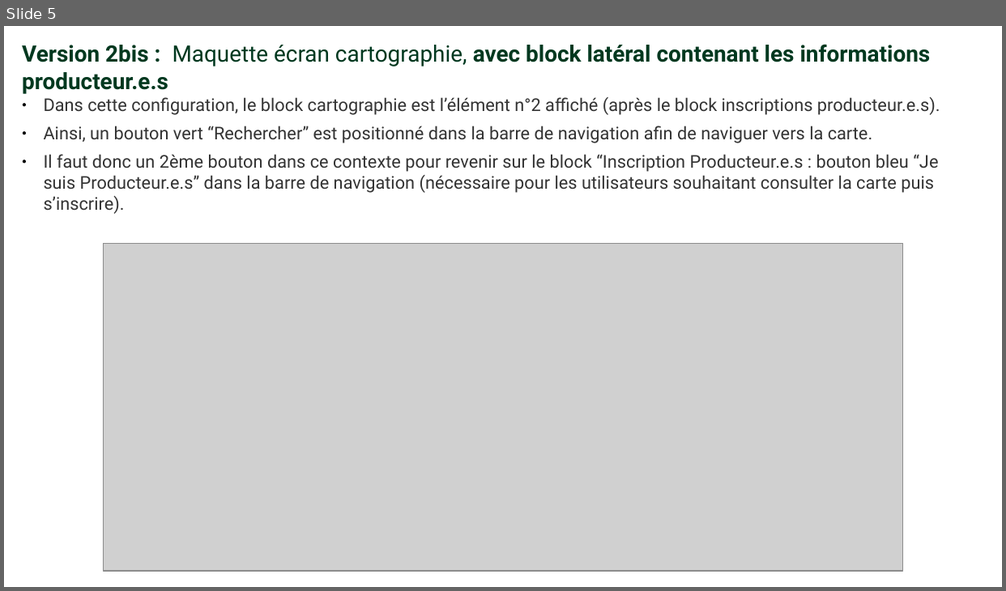
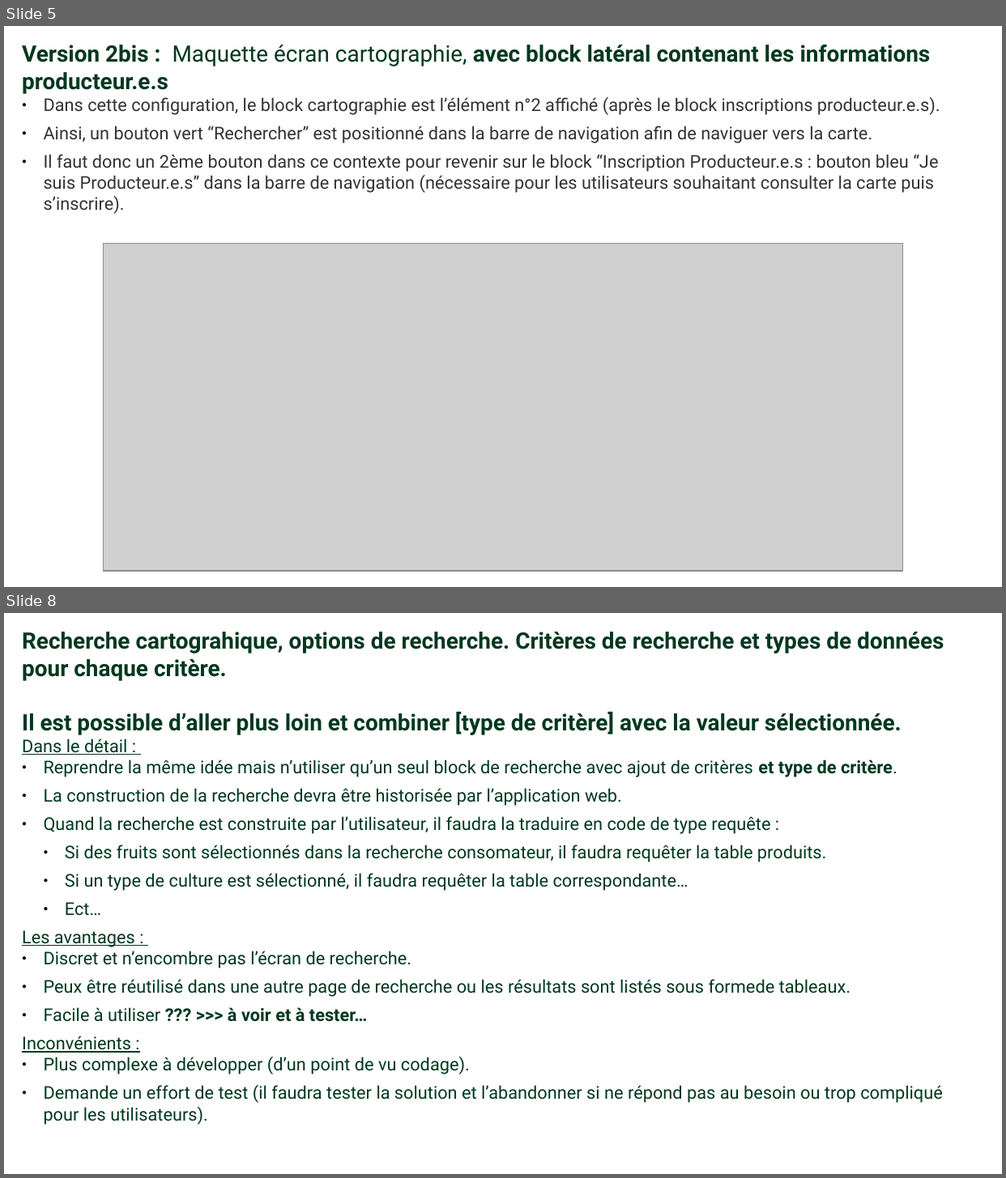
Before and after one commit to PaulBisserier/cetcal, a slide deck: qualification/maquettes/maquettes_cartographie_cetcal-site_v0-1.odp. Shown one above the other, each under a label of ours: slide 5 before the commit, slides 5 and 8 after it; the slides between them are not shown. The pictures are 1006x591 and 1006x1178 pixels, drawn with LibreOffice and Linux fonts; fonts in the diff are those of the drawing; grey boxes stand for pictures. Boxes give left, top, right and bottom in pixels: in the first picture for what was removed or moved away, otherwise in the second. Text is boxed around its words. In the diff, an @@ line names an element or a change of style, - is before the commit and + after.

```diff
--- a/qualification/maquettes/maquettes_cartographie_cetcal-site_v0-1.odp
+++ b/qualification/maquettes/maquettes_cartographie_cetcal-site_v0-1.odp
@@ slide 8 added at [4, 613, 1002, 1174], background #FFFFFF @@
@@ text added at [22, 632, 944, 1125], 14 pt, text #00381F @@
+Recherche cartograhique, options de recherche. Critères de recherche et types de données pour chaque critère.
+Il est possible d’aller plus loin et combiner [type de critère] avec la valeur sélectionnée.
+Dans le détail :
+● Reprendre la même idée mais n’utiliser qu’un seul block de recherche avec ajout de critères et type de critère.
+● La construction de la recherche devra être historisée par l’application web.
+● Quand la recherche est construite par l’utilisateur, il faudra la traduire en code de type requête :
+  ● Si des fruits sont sélectionnés dans la recherche consomateur, il faudra requêter la table produits.
+  ● Si un type de culture est sélectionné, il faudra requêter la table correspondante…
+  ● Ect…
+Les avantages :
+● Discret et n’encombre pas l’écran de recherche.
+● Peux être réutilisé dans une autre page de recherche ou les résultats sont listés sous formede tableaux.
+● Facile à utiliser ??? >>> à voir et à tester…
+Inconvénients :
+● Plus complexe à développer (d’un point de vu codage).
+● Demande un effort de test (il faudra tester la solution et l’abandonner si ne répond pas au besoin ou trop compliqué pour les utilisateurs).
```
Also in this commit, not shown: 1 slide changed, 4 other slides added, 1 slide removed, 23 other files.
